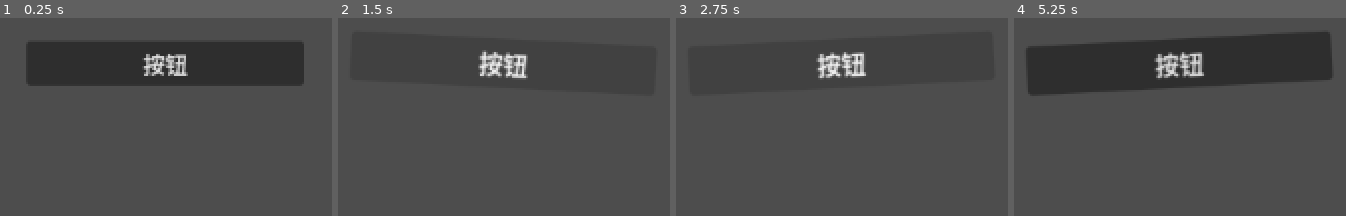
Above: before the commit, frames 1-4 (left to right).
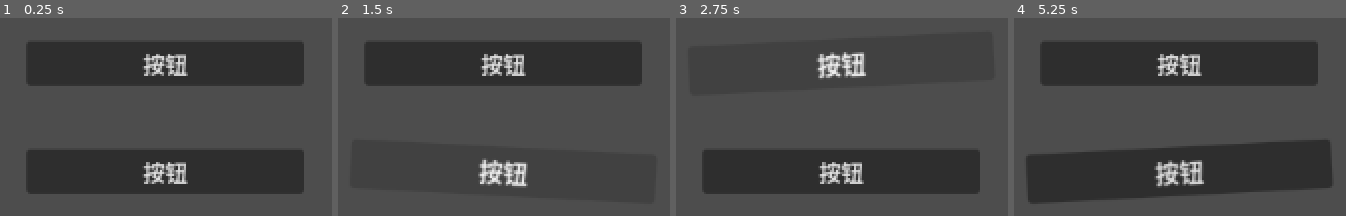
Above: after the commit, the same moments.

Repository: aSSong/DemoLab
Game: Godot game, scene res://canvas_layer.tscn
Same seed, same stepped clock (60 frames per second), same inputs: the game is played once before the commit and once after it.
Inputs (mouse positions are in pixels of both pictures, inside the frame that each line leads up to):
- Up to frame 1 (0.25 s): no input
- Up to frame 2 (1.5 s): click "按钮" at 0.5 s; click "按钮" at 1.25 s
- Up to frame 3 (2.75 s): click "按钮" at 2 s
- Up to frame 4 (5.25 s): click "按钮" at 2.75 s; click "按钮" at 3.5 s; click "按钮" at 4.25 s; tap Enter at 5 s; move the mouse to (outside the picture) at 5.02 s

The runs differ from the first frame. In frame 1, 18% of the frame differs, in the area x 7-92%, y 66-89%; in frame 2, 3.2%; in frame 3, 18%; in frame 4, 27%, in the area x 3-96%, y 7-93%.

Commit message:
按钮特效组件：加入抖动效果

Diff:
--- a/button-effect-component/button_effects_module.gd
+++ b/button-effect-component/button_effects_module.gd
@@ -6,10 +6,13 @@
 @export var anim_duration: float = 0.07
 @export var scale_amount: Vector2 = Vector2(1.1,1.1)
 @export var rotate_amount: float = 3.0
+@export var shake_intensity: float = 0.02 ## 抖动缩放偏移幅度
+@export var shake_duration: float = 0.06 ## 单次抖动时长
 
 @onready var button: Button = get_parent()
 
 var tween: Tween
+var shake_tween: Tween
 
 func _ready():
 	button.mouse_entered.connect(on_mouse_hovered.bind(true))
@@ -20,12 +23,27 @@
 func _on_button_pressed() -> void:
 	reset_tween()
 	tween.tween_property(button,"scale",scale_amount,anim_duration).from(Vector2(0.8,0.8))
-	tween.tween_property(button,"rotation_degrees",rotate_amount * [-1,1].pick_random() ,anim_duration).from(0)
+	tween.tween_property(button,"rotation_degrees",rotate_amount * [-1,1].pick_random(),anim_duration).from(0)
 
 func on_mouse_hovered(hovered: bool) -> void:
 	reset_tween()
-	tween.tween_property(button,"scale",scale_amount if hovered else Vector2.ONE,anim_duration)
-	tween.tween_property(button,"rotation_degrees",rotate_amount * [-1,1].pick_random() if hovered else 0.0,anim_duration)
+	if shake_tween:
+		shake_tween.kill()
+	if hovered:
+		tween.tween_property(button,"scale",scale_amount,anim_duration)
+		tween.tween_property(button,"rotation_degrees",rotate_amount * [-1,1].pick_random(),anim_duration)
+		tween.chain().tween_callback(_start_shake)
+	else:
+		tween.tween_property(button,"scale",Vector2.ONE,anim_duration)
+		tween.tween_property(button,"rotation_degrees",0.0,anim_duration)
+
+func _start_shake() -> void:
+	shake_tween = create_tween().set_parallel(true)
+	var rand_scale = scale_amount + Vector2(randf_range(-shake_intensity, shake_intensity), randf_range(-shake_intensity, shake_intensity))
+	var rand_rot = rotate_amount * [-1,1].pick_random() + randf_range(-1.0, 1.0)
+	shake_tween.tween_property(button,"scale",rand_scale,shake_duration)
+	shake_tween.tween_property(button,"rotation_degrees",rand_rot,shake_duration)
+	shake_tween.chain().tween_callback(_start_shake)
 
 func reset_tween() -> void:
 	if tween:
--- a/button-effect-component/canvas_layer.tscn
+++ b/button-effect-component/canvas_layer.tscn
@@ -15,3 +15,15 @@
 [node name="ButtonEffectsModule" type="Node" parent="Button" unique_id=947513080]
 script = ExtResource("1_v2lfg")
 metadata/_custom_type_script = "uid://5hk08e65fqg8"
+
+[node name="Button2" type="Button" parent="." unique_id=2018641946]
+custom_minimum_size = Vector2(200, 0)
+offset_left = 544.0
+offset_top = 278.0
+offset_right = 744.0
+offset_bottom = 309.0
+text = "按钮"
+
+[node name="ButtonEffectsModule" type="Node" parent="Button2" unique_id=1878370289]
+script = ExtResource("1_v2lfg")
+metadata/_custom_type_script = "uid://5hk08e65fqg8"
